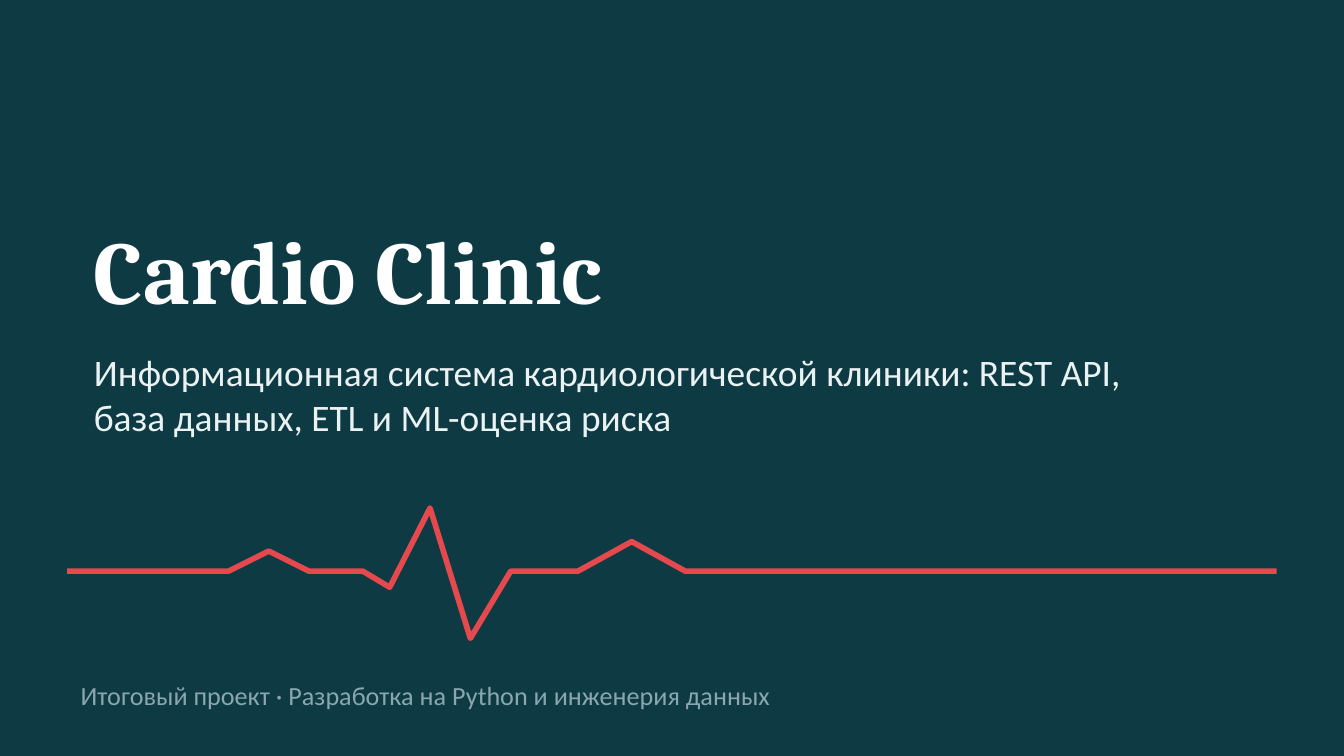
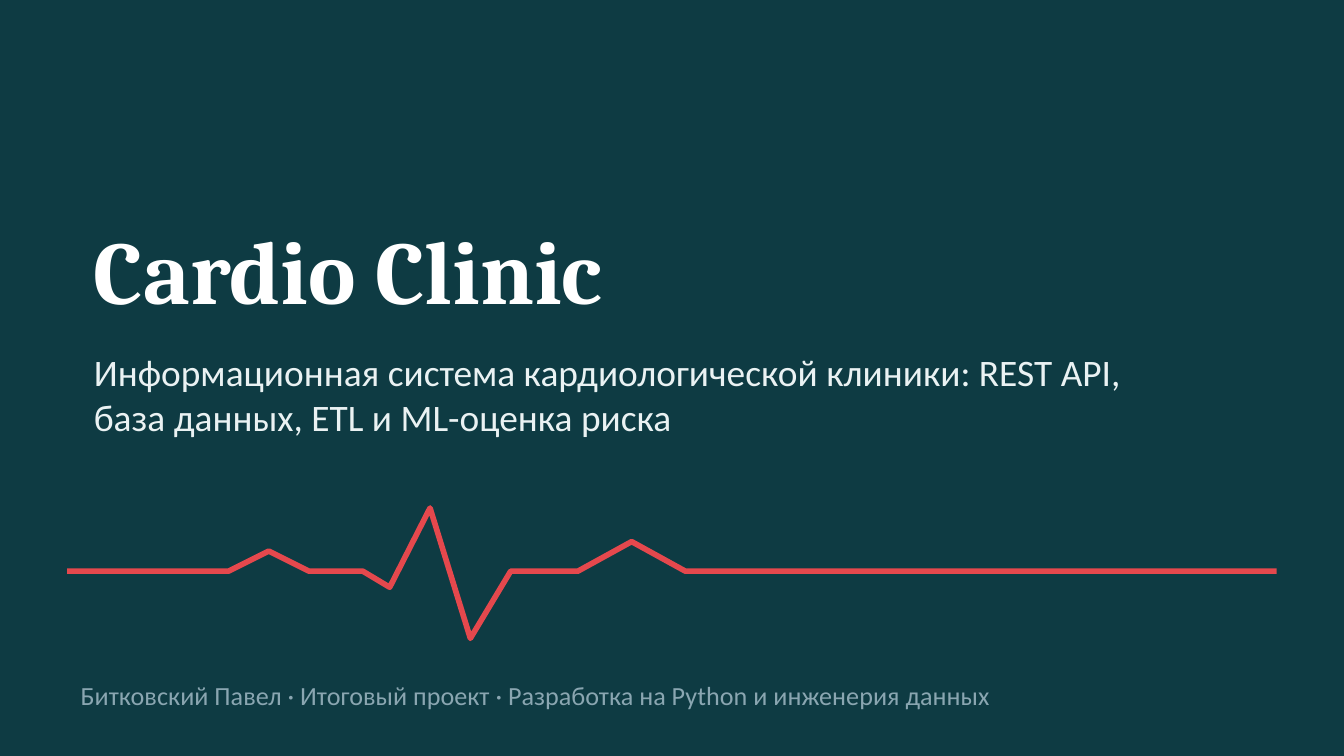
Before and after one commit to bpa9008-prog/PythonProject, a slide deck: slide 1 of docs/presentation.pptx. Drawn at 1344x756 pixels with LibreOffice and Linux fonts; fonts in the diff are those of the drawing. Boxes give left, top, right and bottom in pixels: in the first picture for what was removed or moved away, otherwise in the second. Text is boxed around its words. In the diff, an @@ line names an element or a change of style, - is before the commit and + after.

```diff
--- a/docs/presentation.pptx
+++ b/docs/presentation.pptx
@@ text at [81, 687, 990, 709]: text changed @@
-Итоговый проект · Разработка на Python и инженерия данных
+Битковский Павел · Итоговый проект · Разработка на Python и инженерия данных
```
Also in this commit, not shown: 3 other files.
